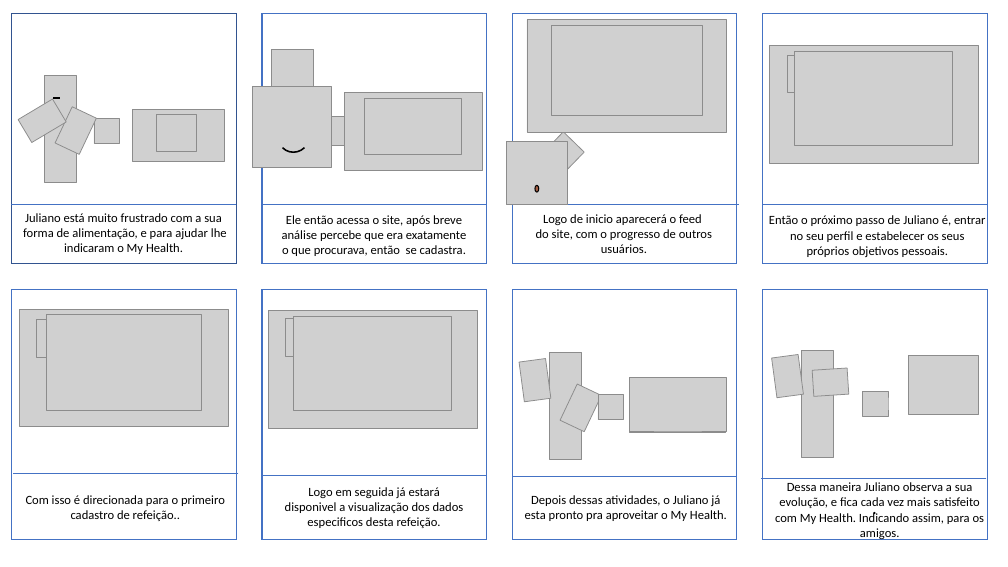
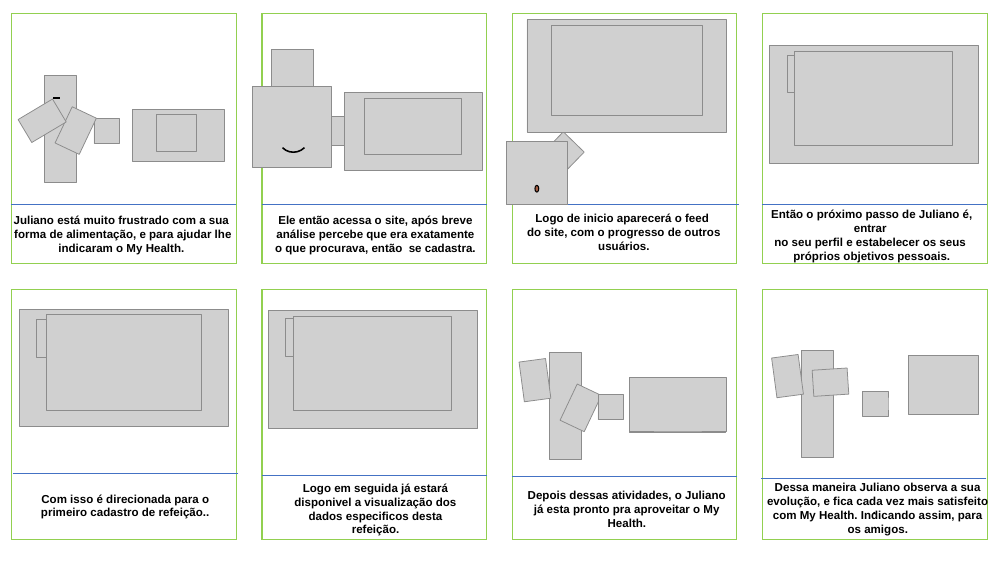
Before and after one commit to mileneoliveira/grupo04-react-web, a slide deck: slide 1 of Documentação/Documentação_Teorica/StoryboardMH.pptx. Drawn at 1008x567 pixels with LibreOffice and Linux fonts; fonts in the diff are those of the drawing; grey boxes stand for pictures. Boxes give left, top, right and bottom in pixels: in the first picture for what was removed or moved away, otherwise in the second. Text is boxed around its words. In the diff, an @@ line names an element or a change of style, - is before the commit and + after.

Commit message:
Story Board atualizado

```diff
--- a/Documentação/Documentação_Teorica/StoryboardMH.pptx
+++ b/Documentação/Documentação_Teorica/StoryboardMH.pptx
@@ rectangle at box(11, 14, 236, 264): outline #325491 1 pt to #92D050 1 pt @@
@@ text "Juliano está muito frustrado com ...": place and size @@
-text "Juliano está muito frustrado com ..." at box(23, 213, 227, 254)
+text "Juliano está muito frustrado com ..." at box(14, 215, 232, 255)
@@ size 12 to 11 pt, font Calibri to Arial, bold on in 7 elements at box(41, 494, 210, 519), box(527, 213, 720, 250), box(767, 482, 988, 536), box(294, 483, 457, 536), box(528, 490, 725, 527), box(14, 215, 232, 255), box(275, 215, 476, 255) @@
@@ text at box(771, 209, 973, 232): size 12 to 11 pt, font Calibri to Arial, bold on in "Então o próximo passo de Juliano é, ..." @@
@@ text at box(774, 237, 965, 263): text changed; size 12 to 11 pt; font Calibri to Arial; bold on @@
-no seu perfil e estabelecer os seus próprios objetivos pessoais.
+no seu perfil e estabelecer os seus
+próprios objetivos pessoais.
@@ outline #4472C4 1 pt to #92D050 1 pt in 7 elements at box(262, 14, 487, 264), box(513, 14, 737, 264), box(763, 14, 988, 264), box(11, 290, 236, 540), box(262, 290, 487, 540), box(513, 290, 737, 540), box(763, 290, 988, 540) @@
```
